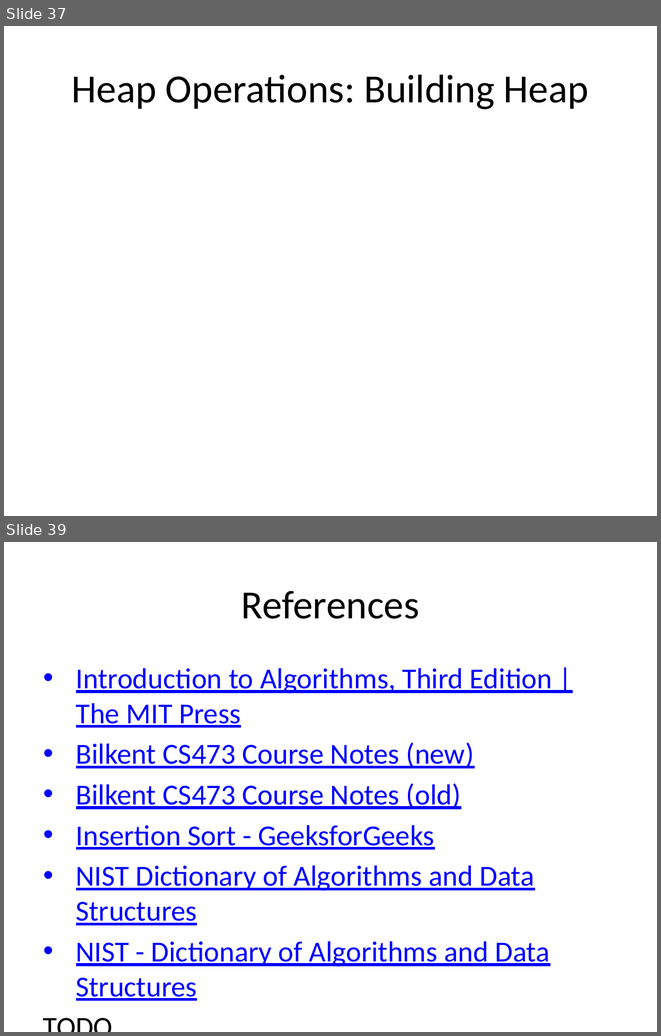
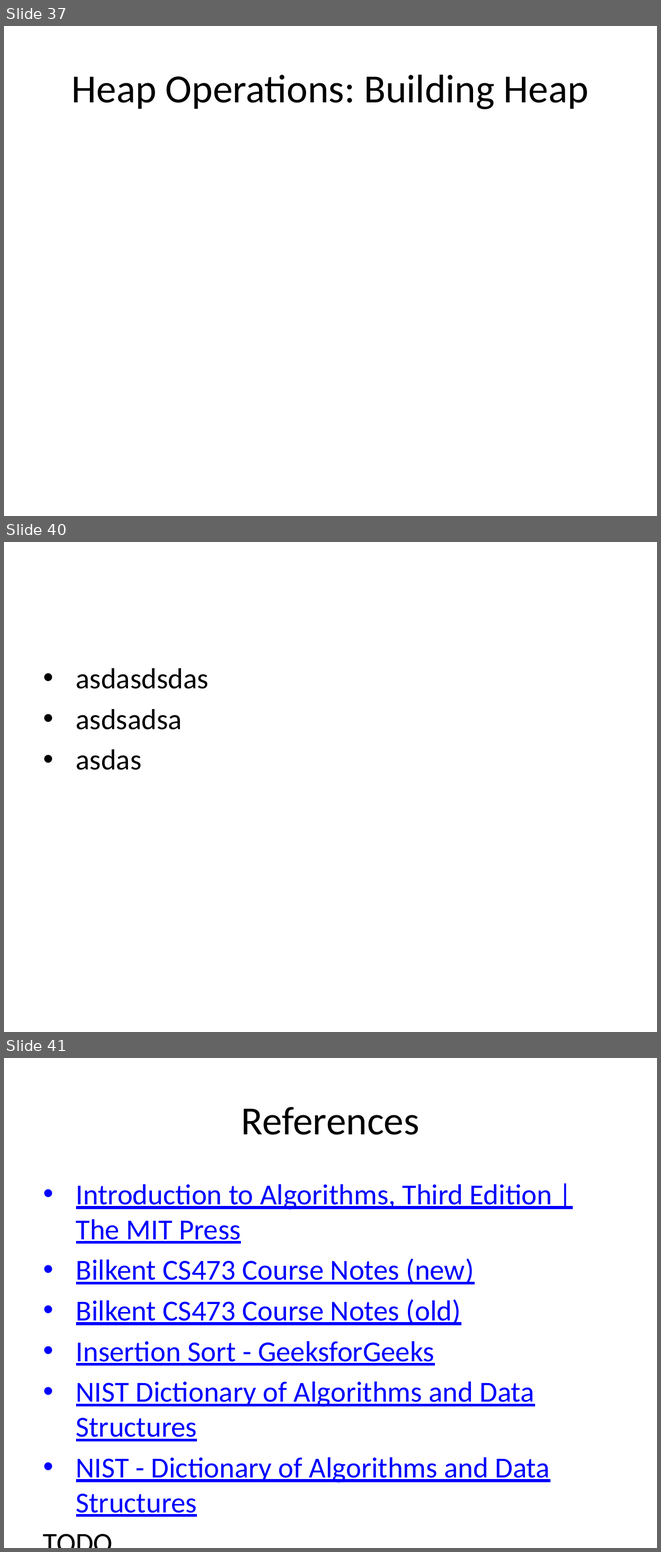
Before and after one commit to ucoruh/ce100-algorithms-and-programming-II, a slide deck: docs/week-4/ce100-week-4-heap.md_word.pptx. Shown one above the other, each under a label of ours: slides 37 and 39 before the commit, slides 37, 40 and 41 after it; the slides between them are not shown. The pictures are 661x1036 and 661x1552 pixels, drawn with LibreOffice and Linux fonts; fonts in the diff are those of the drawing. Boxes give left, top, right and bottom in pixels: in the first picture for what was removed or moved away, otherwise in the second. Text is boxed around its words. In the diff, an @@ line names an element or a change of style, - is before the commit and + after.

```diff
--- a/docs/week-4/ce100-week-4-heap.md_word.pptx
+++ b/docs/week-4/ce100-week-4-heap.md_word.pptx
@@ slide 40 added at bbox=[4, 542, 657, 1032], background #FFFFFF @@
@@ text added at bbox=[76, 668, 209, 770], 32 pt, text #000000 @@
+• asdasdsdas
+• asdsadsa
+• asdas
@@ what was slide 39 is now slide 41 @@
```
Also in this commit, not shown: 1 slide changed, 1 other slide added, 17 other files.
